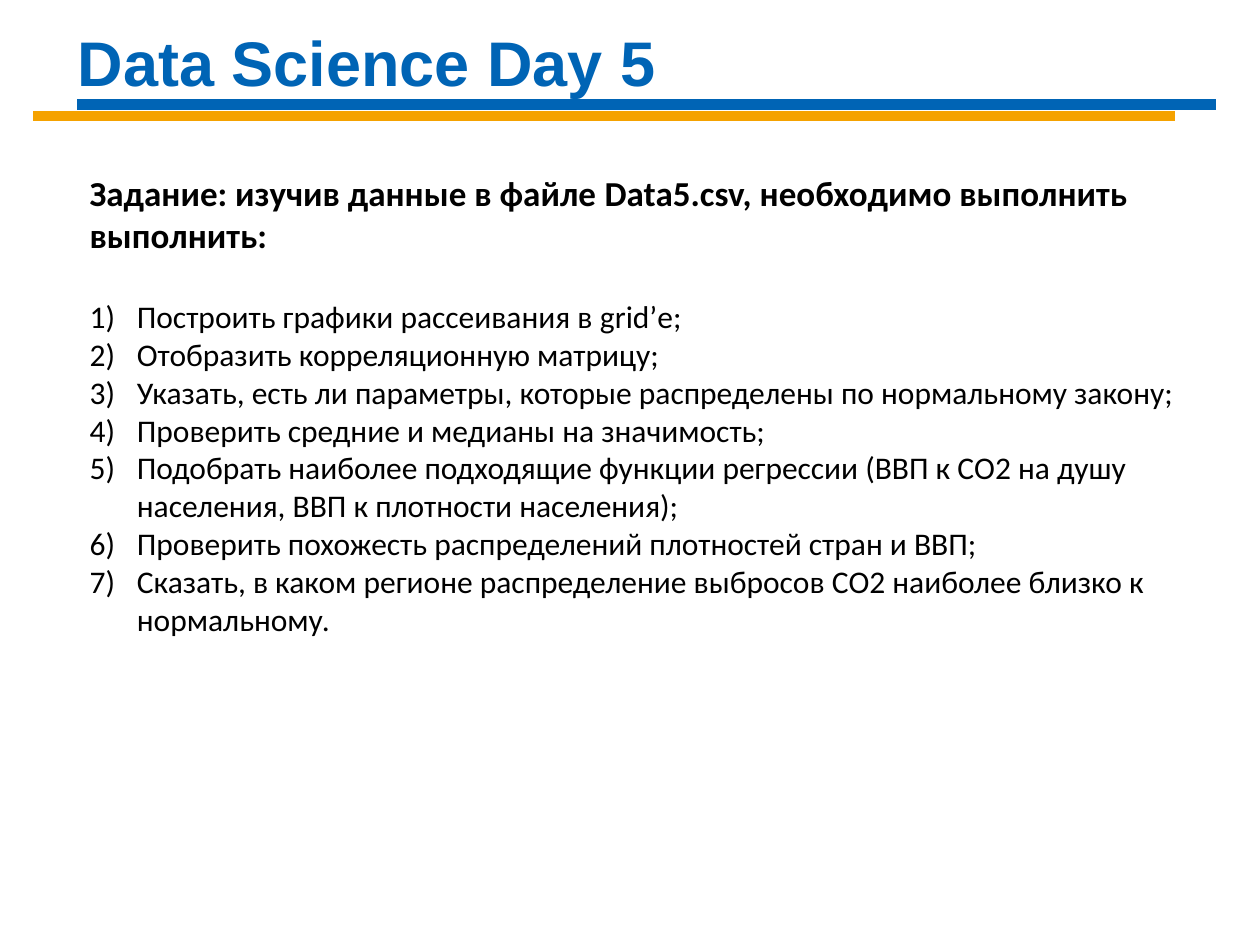
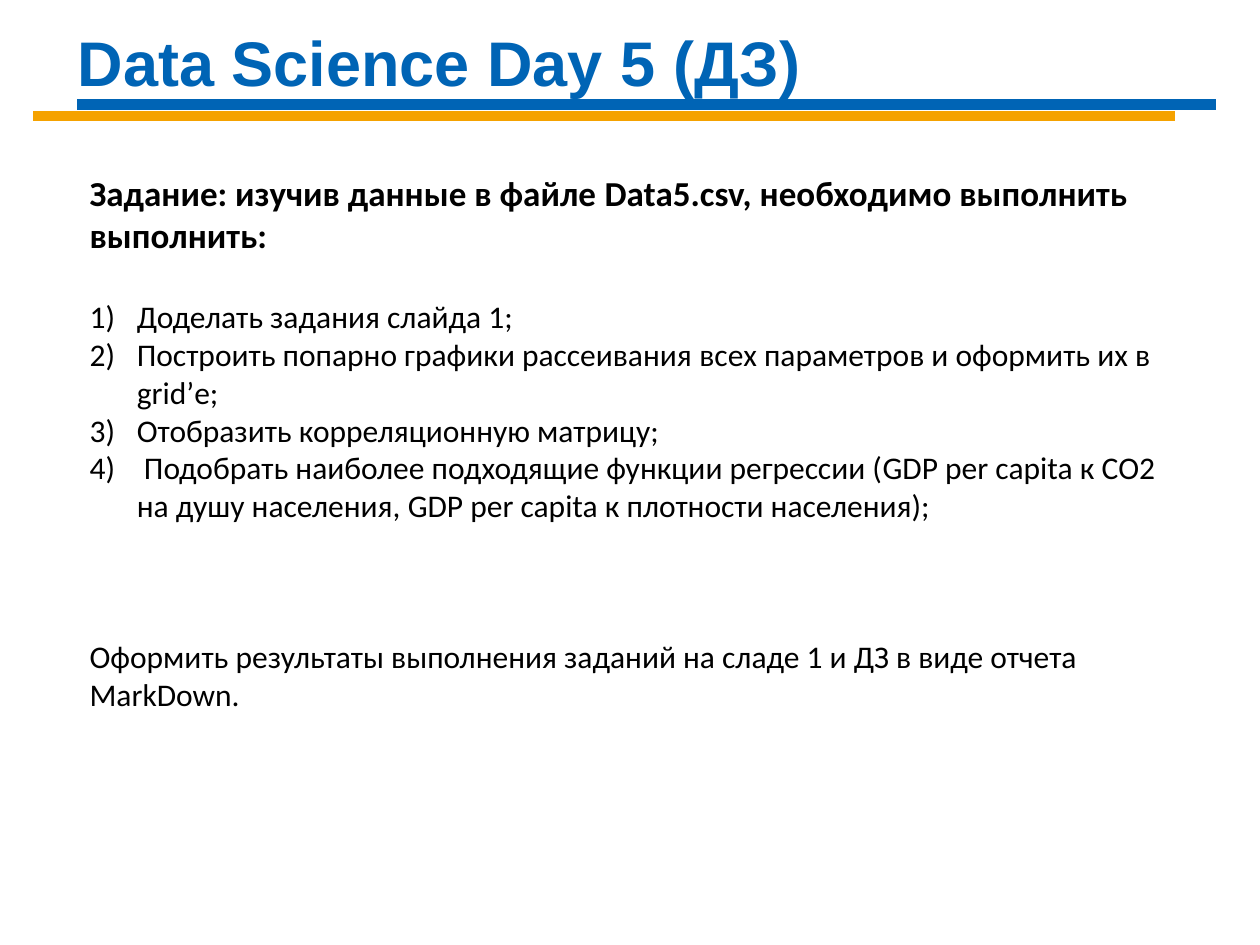
Before and after one commit to Demolis/Infopulse, a slide deck: slide 5 of Data Science/DS-Day-05 R.pptx (slide 7 before the commit). Drawn at 1260x945 pixels with LibreOffice and Linux fonts; fonts in the diff are those of the drawing. Boxes give left, top, right and bottom in pixels: in the first picture for what was removed or moved away, otherwise in the second. Text is boxed around its words. In the diff, an @@ line names an element or a change of style, - is before the commit and + after.

```diff
--- a/Data Science/DS-Day-05 R.pptx
+++ b/Data Science/DS-Day-05 R.pptx
@@ text at <box>78,40,800,98</box>: text changed @@
-Data Science Day 5
+Data Science Day 5 (ДЗ)
@@ text at <box>137,306,1150,410</box>: text changed @@
-1) Построить графики рассеивания в grid’е;
+1) Доделать задания слайда 1;
+2) Построить попарно графики рассеивания всех параметров и оформить их в grid’е;
@@ text at <box>90,456,1156,707</box>: text changed @@
-3) Указать, есть ли параметры, которые распределены по нормальному закону;
-4) Проверить средние и медианы на значимость;
-5) Подобрать наиболее подходящие функции регрессии (ВВП к СО2 на душу населения, ВВП к плотности населения);
-6) Проверить похожесть распределений плотностей стран и ВВП;
-7) Сказать, в каком регионе распределение выбросов СО2 наиболее близко к нормальному.
+4) Подобрать наиболее подходящие функции регрессии (GDP per capita к СО2 на душу населения, GDP per capita к плотности населения);
+Оформить результаты выполнения заданий на сладе 1 и ДЗ в виде отчета MarkDown.
```
Also in this commit, not shown: 2 slides removed.
